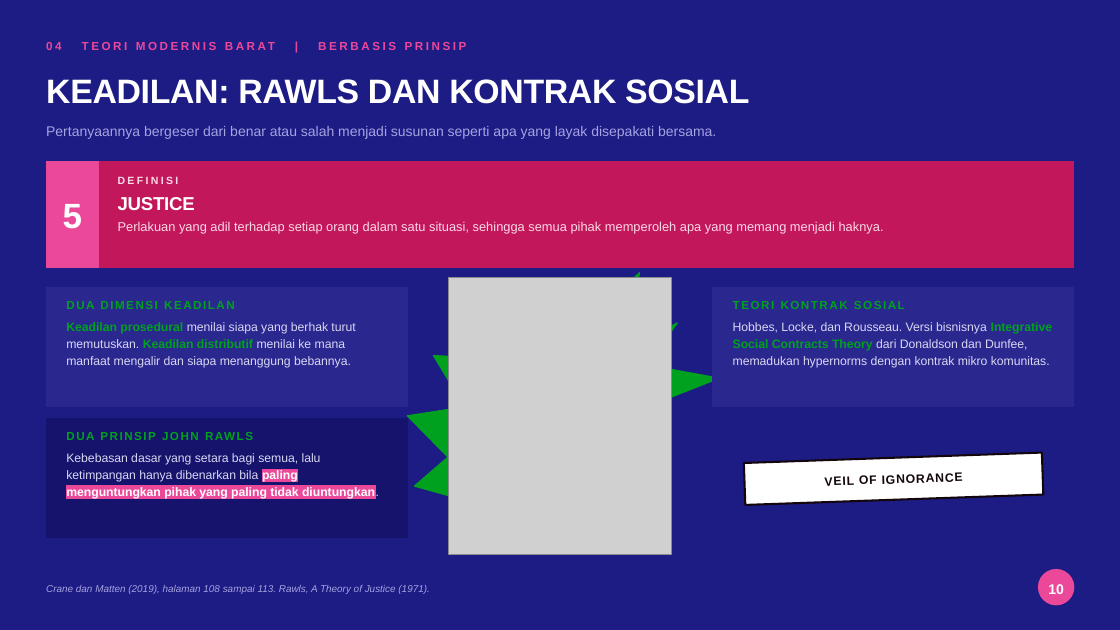
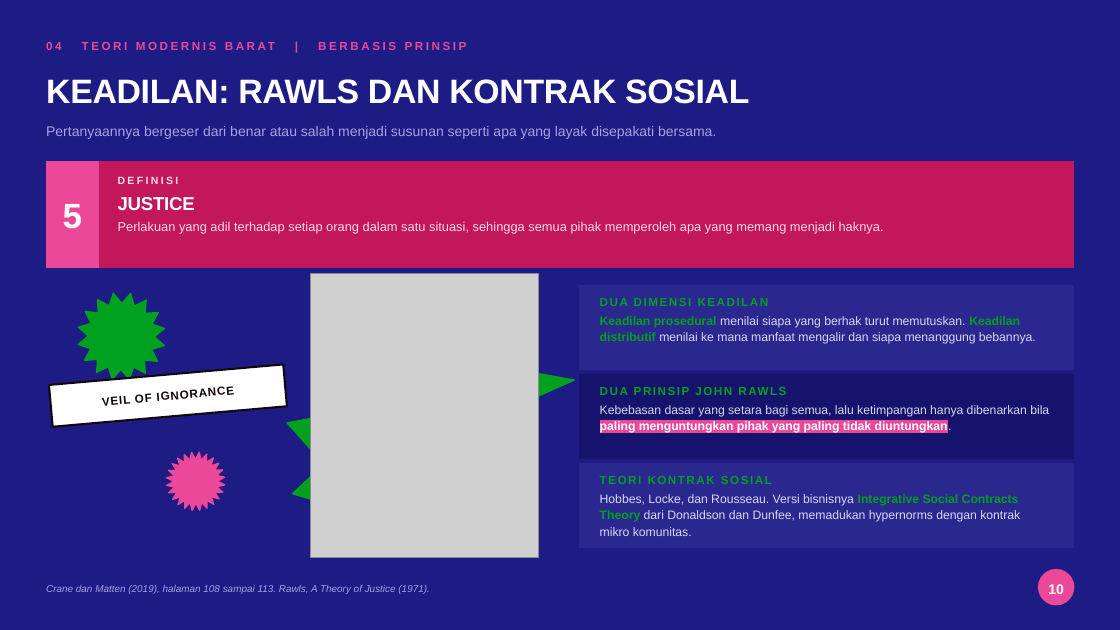
Before and after one commit to aslihabnuri/Dom-Manipulation, a slide deck: slide 10 of business-ethics/WOW-Business-Ethics-Hilirisasi-Nikel.pptx. Drawn at 1120x630 pixels with LibreOffice and Linux fonts; fonts in the diff are those of the drawing; grey boxes stand for pictures; background and template pictures are left out. Boxes give left, top, right and bottom in pixels: in the first picture for what was removed or moved away, otherwise in the second. Text is boxed around its words. In the diff, an @@ line names an element or a change of style, - is before the commit and + after.

```diff
--- a/business-ethics/WOW-Business-Ethics-Hilirisasi-Nikel.pptx
+++ b/business-ethics/WOW-Business-Ethics-Hilirisasi-Nikel.pptx
@@ irregular seal: place and size @@
-irregular seal at [389,240,734,582]
+irregular seal at [268,245,589,587]
@@ star added at [69,284,174,389], fill #00A11E, outline #00A11E 1 pt @@
@@ picture: place and size @@
-picture at [449,277,671,555]
+picture at [310,274,538,558]
@@ rectangle: place and size @@
-rectangle at [712,287,1074,407]
+rectangle at [580,286,1074,370]
@@ text "DUA DIMENSI KEADILAN": place and size @@
-text "DUA DIMENSI KEADILAN" at [66,301,235,309]
+text "DUA DIMENSI KEADILAN" at [600,298,769,306]
@@ text "Keadilan prosedural menilai siapa yang ..." rewrapped from [66,322,355,368] to [600,316,1036,344] @@
@@ rectangle at [49,365,287,427]: fill #2A278F to #FFFFFF; outline #2A278F 1 pt to #13060D 1.75 pt; rotation 0 to 355 degrees @@
@@ text "VEIL OF IGNORANCE": place and size @@
-text "VEIL OF IGNORANCE" at [859,475,877,484]
+text "VEIL OF IGNORANCE" at [49,365,287,427]
@@ text "VEIL OF IGNORANCE" at [49,365,287,427]: size 10.5 to 10 pt; rotation 358 to 355 degrees @@
@@ rectangle added at [580,375,1074,459], fill #15136B, outline #15136B 1 pt @@
@@ text "DUA PRINSIP JOHN RAWLS" rewrapped from [66,425,387,445] to [600,380,1054,400] @@
@@ rectangle removed at [46,418,408,538] @@
@@ text "Kebebasan dasar yang setara bagi ..." rewrapped from [66,453,379,499] to [600,405,1049,434] @@
@@ star added at [163,448,229,515], fill #EC4899, outline #EC4899 1 pt @@
@@ rectangle added at [580,464,1074,548], fill #2A278F, outline #2A278F 1 pt @@
@@ text "TEORI KONTRAK SOSIAL": place and size @@
-text "TEORI KONTRAK SOSIAL" at [733,301,905,309]
+text "TEORI KONTRAK SOSIAL" at [600,476,772,484]
@@ rectangle removed at [744,453,1043,505] @@
@@ text "Hobbes, Locke, dan Rousseau. Versi ..." rewrapped from [733,322,1053,368] to [600,494,1020,536] @@
```
Also in this commit, not shown: 3 other slides changed, 1 other file.
